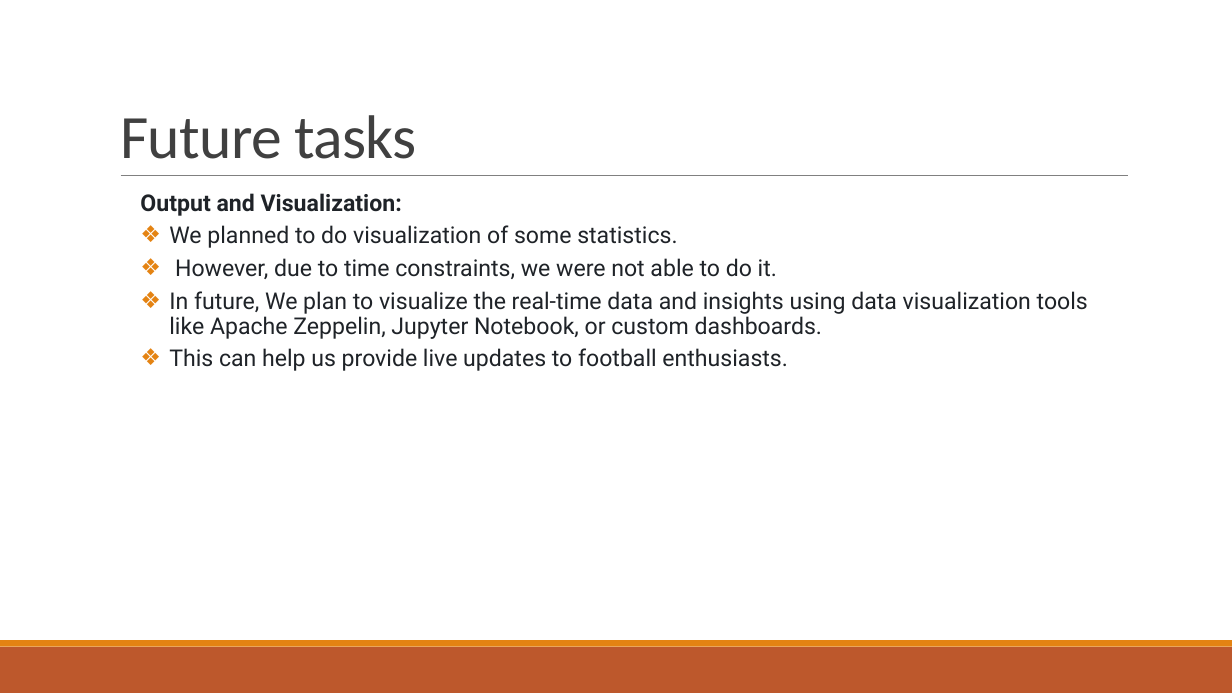
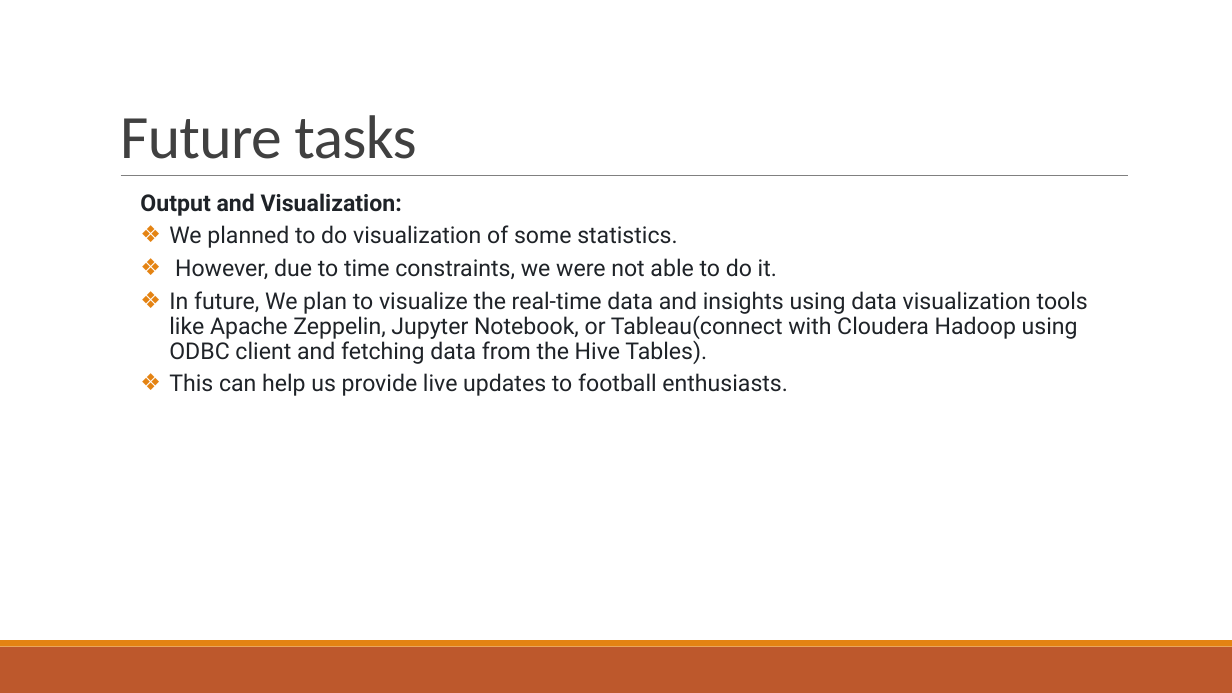
Before and after one commit to pbudhathoki/CS523-BDT-SoccorAnalyser, a slide deck: slide 13 of Final Project-SoccorAnalyser-Group4.pptx. Drawn at 1232x693 pixels with LibreOffice and Linux fonts; fonts in the diff are those of the drawing. Boxes give left, top, right and bottom in pixels: in the first picture for what was removed or moved away, otherwise in the second. Text is boxed around its words. In the diff, an @@ line names an element or a change of style, - is before the commit and + after.

Commit message:
Project presentation file update

```diff
--- a/Final Project-SoccorAnalyser-Group4.pptx
+++ b/Final Project-SoccorAnalyser-Group4.pptx
@@ text at (169,291,1088,364): text changed @@
-  ❖ In future, We plan to visualize the real-time data and insights using data visualization tools like Apache Zeppelin, Jupyter Notebook, or custom dashboards.
+  ❖ In future, We plan to visualize the real-time data and insights using data visualization tools like Apache Zeppelin, Jupyter Notebook, or Tableau(connect with Cloudera Hadoop using ODBC client and fetching data from the Hive Tables).
```
Also in this commit, not shown: 1 other file.
